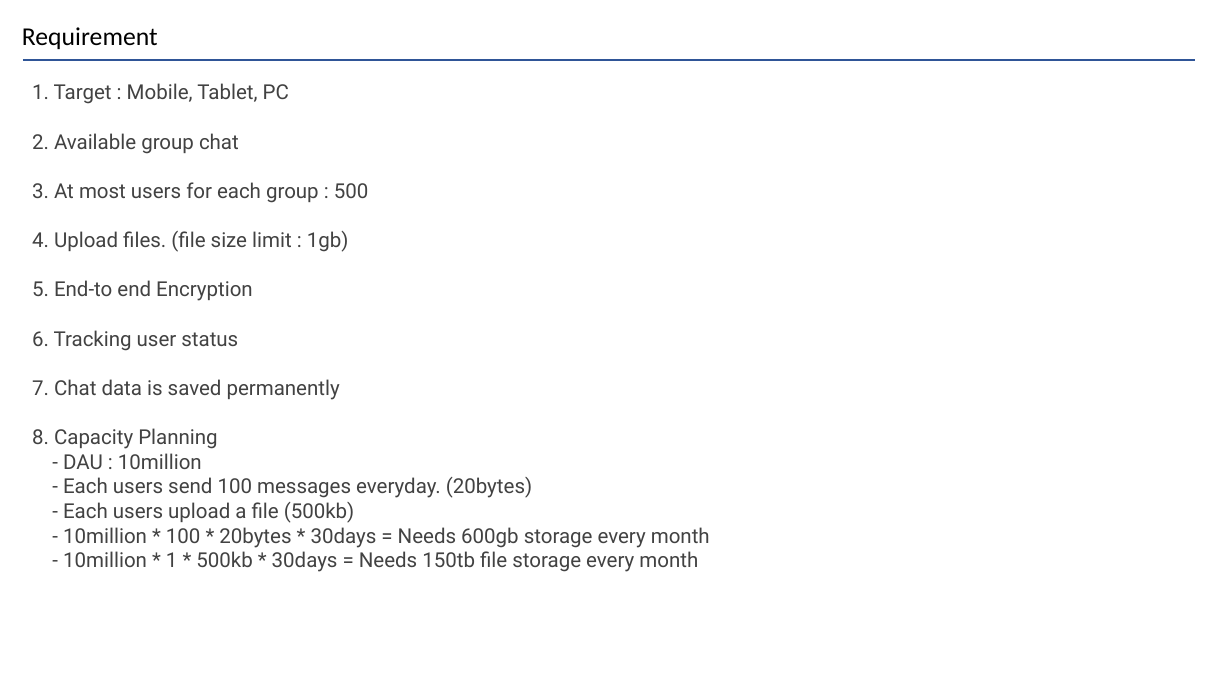
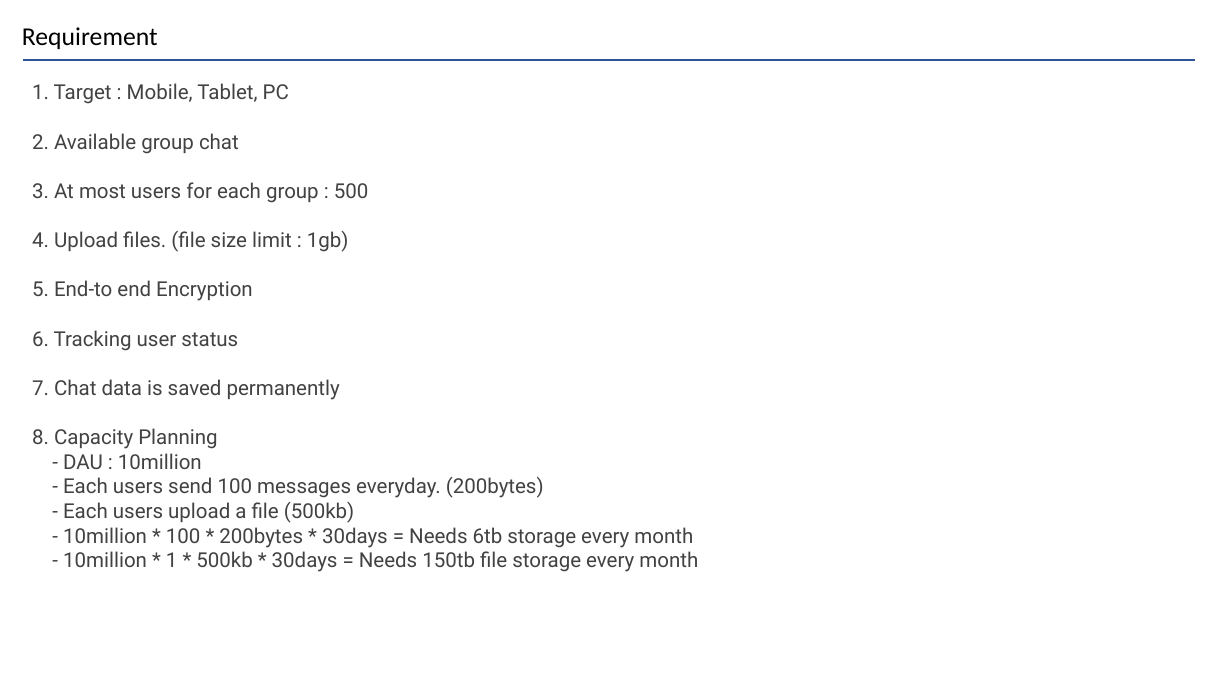
Before and after one commit to Joel-Hwang/leetcode, a slide deck: slide 2 of chatting.pptx. Drawn at 1232x693 pixels with LibreOffice and Linux fonts; fonts in the diff are those of the drawing. Boxes give left, top, right and bottom in pixels: in the first picture for what was removed or moved away, otherwise in the second. Text is boxed around its words. In the diff, an @@ line names an element or a change of style, - is before the commit and + after.

```diff
--- a/chatting.pptx
+++ b/chatting.pptx
@@ text at [54, 428, 693, 548]: text changed @@
-8. Capacity Planning
-   - DAU : 10million
-   - Each users send 100 messages everyday. (20bytes)
-   - Each users upload a file (500kb)
-   - 10million * 100 * 20bytes * 30days = Needs 600gb storage every month
+8. Capacity Planning
+   - DAU : 10million
+   - Each users send 100 messages everyday. (200bytes)
+   - Each users upload a file (500kb)
+   - 10million * 100 * 200bytes * 30days = Needs 6tb storage every month
```
Also in this commit, not shown: 1 other file.
